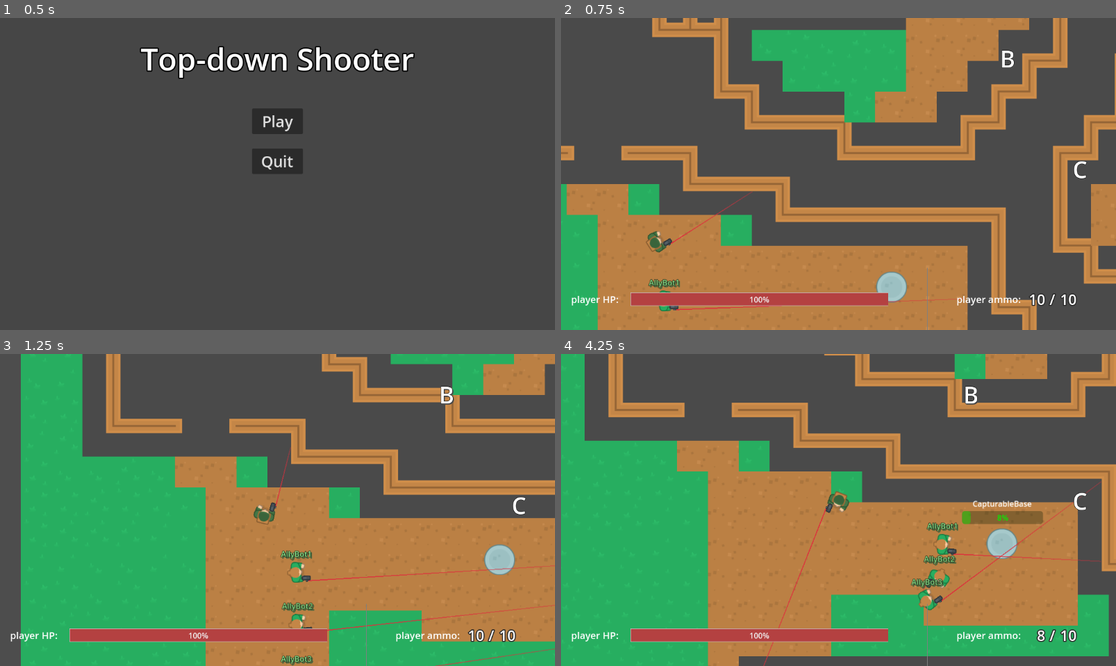
Above: before the commit, frames 1-4 (two rows, left to right).
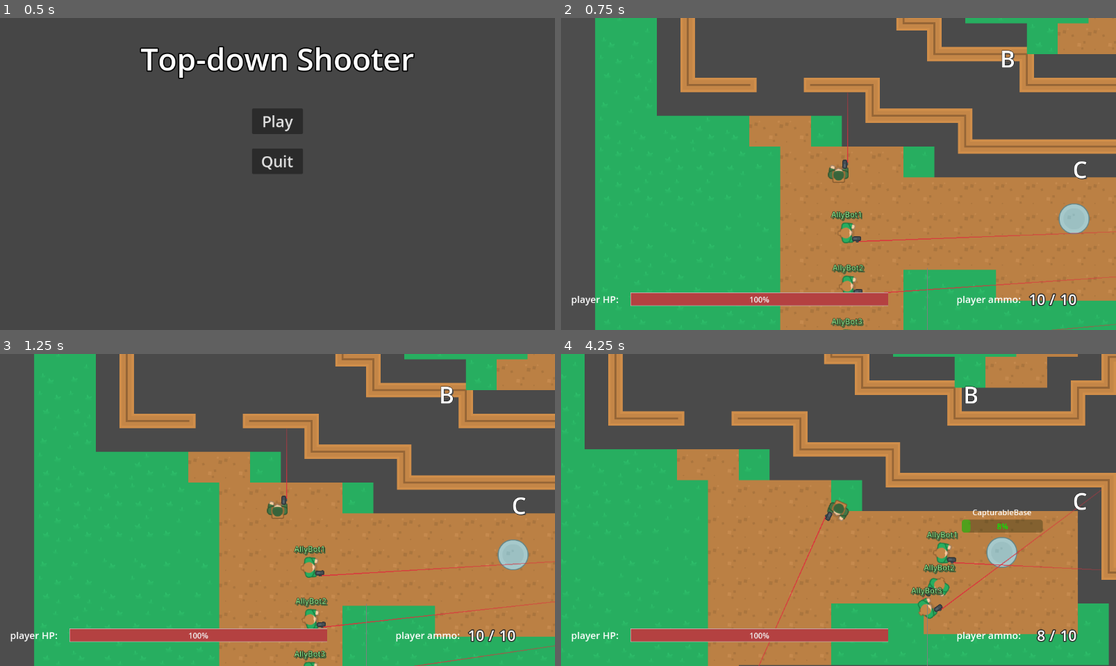
Above: after the commit, the same moments.

Repository: ZeromaXHe/MyGitRepository
Game: Godot game, scene res://scenes/main_menu_screen.tscn
Same seed, same stepped clock (60 frames per second), same inputs: the game is played once before the commit and once after it.
Inputs (mouse positions are in pixels of both pictures, inside the frame that each line leads up to):
- Up to frame 1 (0.5 s): no input
- Up to frame 2 (0.75 s): click "Play" at 0.5 s
- Up to frame 3 (1.25 s): no input
- Up to frame 4 (4.25 s): tap Enter at 1.25 s; move the mouse to (849, 388) at 1.27 s; press the mouse at (849, 388) at 1.28 s; hold D (right) 1.28-2.03 s; move the mouse to (727, 525) at 2.02 s; release the mouse at (727, 525) at 2.03 s; hold S (down) 2.03-2.78 s; tap 1 (weapon_1) at 2.1 s; move the mouse to (894, 441) at 2.77 s; hold D (right) 2.78-3.53 s; tap 2 (weapon_2) at 2.85 s; move the mouse to (810, 572) at 3.52 s; hold W (up) from 3.53 s (still down); click (810, 572) at 3.6 s

Frame 1 is identical in both runs. In frame 2, 67% of the frame differs, in the area x 0-100%, y 0-100%; in frame 3, 21%; in frame 4, 18%.

Commit message:
feature(GodotDemo): GodotProjects 俯视角射击游戏 - 玩家受击后镜头抖动效果

Diff:
--- a/GodotDemo/GodotProjects/scenes/main.tscn
+++ b/GodotDemo/GodotProjects/scenes/main.tscn
@@ -10,6 +10,7 @@
 [ext_resource type="Texture2D" uid="uid://dk6x4qtsry04e" path="res://assets/top_down_shooter/Tilesheet/tilesheet_complete.png" id="8_gbds6"]
 [ext_resource type="Script" path="res://scripts/name_labels_manager.gd" id="9_06alu"]
 [ext_resource type="PackedScene" uid="uid://b4p3jxjo4ufj5" path="res://scenes/gui.tscn" id="10_gh2ev"]
+[ext_resource type="Script" path="res://scripts/camera.gd" id="11_ijrao"]
 
 [sub_resource type="NavigationPolygon" id="NavigationPolygon_ujr8j"]
 vertices = PackedVector2Array(-32, -32, 32, -32, 32, 32, -32, 32)
@@ -1009,6 +1010,13 @@
 
 [node name="GUI" parent="." instance=ExtResource("10_gh2ev")]
 
-[node name="Camera2D" type="Camera2D" parent="."]
-position = Vector2(641, 39)
-position_smoothing_enabled = true
+[node name="Camera" type="Node2D" parent="."]
+script = ExtResource("11_ijrao")
+
+[node name="CameraShakeTimer" type="Timer" parent="Camera"]
+wait_time = 0.2
+one_shot = true
+
+[node name="Camera2D" type="Camera2D" parent="Camera"]
+
+[connection signal="timeout" from="Camera/CameraShakeTimer" to="Camera" method="_on_camera_shake_timer_timeout"]
--- a/GodotDemo/GodotProjects/scripts/actor.gd
+++ b/GodotDemo/GodotProjects/scripts/actor.gd
@@ -71,6 +71,7 @@
 func handle_hit(bullet: Bullet):
 	health.hp -= bullet.damage
 	print(name, " hit! ", health.hp)
+	GlobalSignals.bullet_hit_actor.emit(self, global_rotation, global_position)
 	if health.hp <= 0:
 		die(bullet)
 
--- a/GodotDemo/GodotProjects/scripts/bullet.gd
+++ b/GodotDemo/GodotProjects/scripts/bullet.gd
@@ -28,11 +28,10 @@
 
 func _on_body_entered(body: Node):
 	if body.has_method("handle_hit"):
-		GlobalSignals.bullet_hit_actor.emit(global_rotation, global_position)
 		if body.has_method("get_team_side") and body.get_team_side() != team.side:
 			body.handle_hit(self)
 	else:
-		# 使用 RayCast2D 计算反射角
+		# 击中其他物体，使用 RayCast2D 计算反射角
 		ray_cast.enabled = true
 		# 强制 ray_cast 在本物理帧中计算
 		ray_cast.force_raycast_update()
--- /dev/null
+++ b/GodotDemo/GodotProjects/scripts/camera.gd
@@ -0,0 +1,28 @@
+extends Node2D
+class_name Camera
+
+@onready var camera_shake_timer: Timer = $CameraShakeTimer
+@onready var camera: Camera2D = $Camera2D
+
+var camera_shaking = false
+var shake_intensity = 0
+
+func _process(delta: float) -> void:
+	camera.zoom = lerp(camera.zoom, Vector2(1, 1), 0.3)
+	if camera_shaking:
+		camera.offset += delta * Vector2(
+				randf_range(-shake_intensity, shake_intensity),
+				randf_range(-shake_intensity, shake_intensity))
+	else:
+		camera.offset = lerp(camera.offset, Vector2(0, 0), 0.3)
+
+
+func shake_camera(intensity):
+	camera.zoom = Vector2(1, 1) - Vector2(intensity * 0.0015, intensity * 0.0015)
+	shake_intensity = intensity
+	camera_shake_timer.start()
+	camera_shaking = true
+
+
+func _on_camera_shake_timer_timeout() -> void:
+	camera_shaking = false
--- a/GodotDemo/GodotProjects/scripts/global_signals.gd
+++ b/GodotDemo/GodotProjects/scripts/global_signals.gd
@@ -4,6 +4,6 @@
 
 signal actor_killed(killed: Actor, killer: Actor)
 
-signal bullet_hit_actor(global_rotation: float, global_position: Vector2)
+signal bullet_hit_actor(actor: Actor, global_rotation: float, global_position: Vector2)
 
 signal bullet_hit_something(global_rotation: float, global_position: Vector2)
--- a/GodotDemo/GodotProjects/scripts/main.gd
+++ b/GodotDemo/GodotProjects/scripts/main.gd
@@ -10,7 +10,7 @@
 @onready var ally_ai: MapAI = $AllyMapAI
 @onready var enemy_ai: MapAI = $EnemyMapAI
 @onready var bullet_manager: BulletManager = $BulletManager
-@onready var camera: Camera2D = $Camera2D
+@onready var camera: Camera = $Camera
 @onready var name_labels_manager: NameLabelsManager = $GUIManager/NameLabelsManager
 @onready var gui: GUI = $GUI
 @onready var ground: TileMap = $Ground
@@ -42,12 +42,15 @@
 	gui.bind_bases(bases)
 
 
-func handle_bullet_hit_actor(global_rotation: float, global_position: Vector2):
+func handle_bullet_hit_actor(actor: Actor, global_rotation: float, global_position: Vector2):
 	var blood = blood_scene.instantiate()
 	blood.global_position = global_position
 	blood.global_rotation = global_rotation
 	# TODO: 后续使用对象池优化
 	particles.add_child(blood)
+
+	if actor.is_player():
+		camera.shake_camera(120)
 
 
 func handle_bullet_hit_something(global_rotation: float, global_position: Vector2):
Not shown: 1 places in GodotDemo/GodotProjects/scenes/main.tscn that only renumber resources
